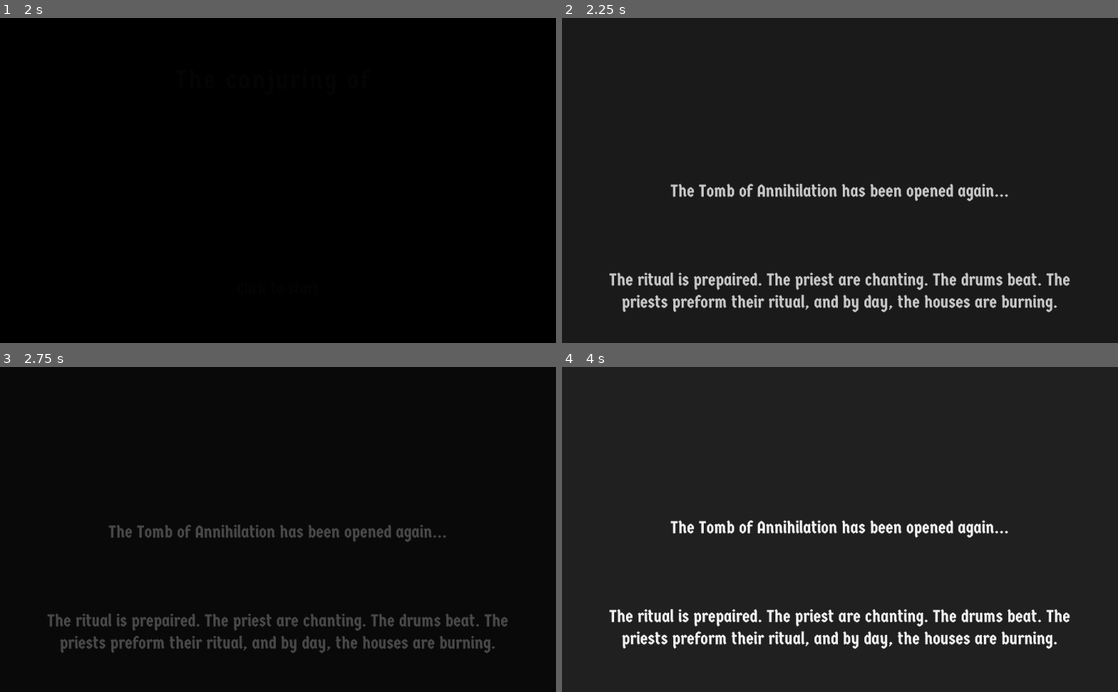
Above: before the commit, frames 1-4 (two rows, left to right).
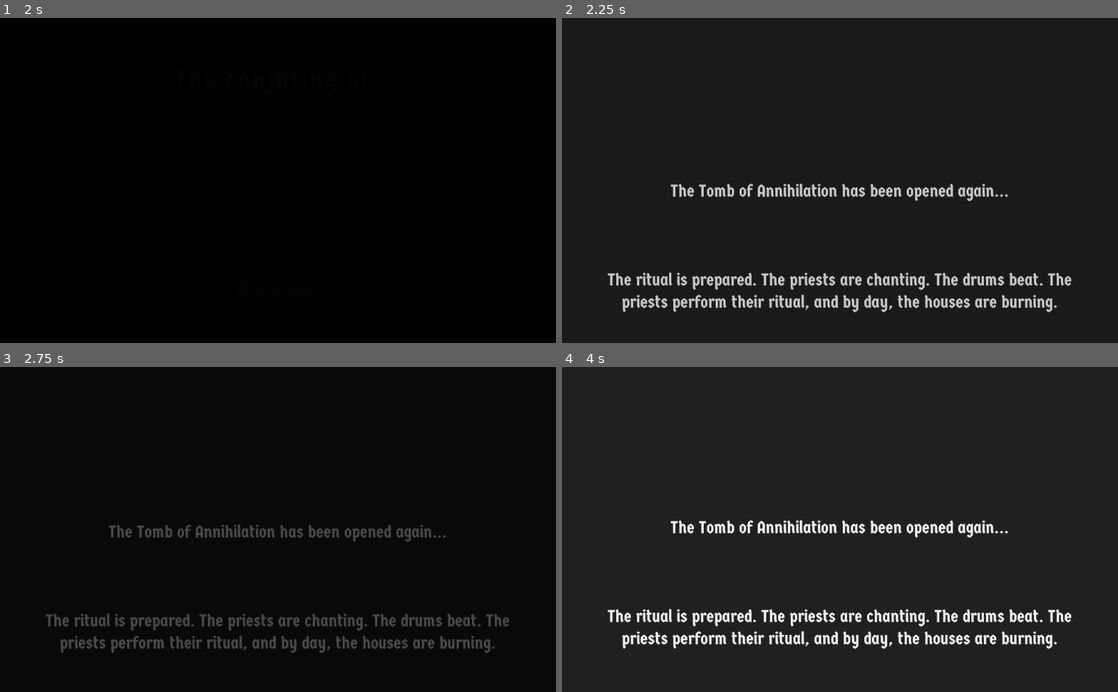
Above: after the commit, the same moments.

Repository: AbeVos/eldee47
Game: Godot game, scene res://scenes/Title_screen.tscn
Two runs of this game, one before a commit and one after it. Both use one fixed random seed, a clock stepped at 60 frames per second and the inputs below.
Inputs (mouse positions are in pixels of both pictures, inside the frame that each line leads up to):
- Up to frame 1 (2 s): tap Enter (ui_accept) at 0.5, 0.77, 1.25 s; move the mouse to (400, 164) at 0.52 s; click (400, 164) at 0.67 s; drag from (166, 196) to (250, 245) at 1.27 s
- Up to frame 2 (2.25 s): tap Enter (ui_accept) at 2 s; move the mouse to (895, 109) at 2.02 s; click (895, 109) at 2.17 s
- Up to frame 3 (2.75 s): no input
- Up to frame 4 (4 s): drag from (812, 594) to (673, 480) at 2.77 s; move the mouse to (1006, 578) at 3.52 s; click (1006, 578) at 3.67 s; tap Enter (ui_accept) at 3.77 s

Frame 1 is identical in both runs. In frame 2, 2.0% of the frame differs, in the area x 8-92%, y 78-90%; in frame 3, 1.5%; in frame 4, 2.1%, in the area x 8-92%, y 74-86%.

Commit message:
Jajajajaja

Diff:
--- a/game/scenes/IntroCinematic.tscn
+++ b/game/scenes/IntroCinematic.tscn
@@ -46,33 +46,30 @@
 
 
 
-The ritual is prepaired. The priest are chanting. The drums beat. The priests preform their ritual, and by day, the houses are burning.
+The ritual is prepared. The priests are chanting. The drums beat. The priests perform their ritual, and by day, the houses are burning.
 
 
 By night, the men and women of the city are dancing. They party, they dance, they sing, and they celebrate. That is when the warriors of blood and ice arrive.
 
 
-We must suvive this time!
+We must survive this time!
 
 
-The Ancient one, the pinnacle of protection, the Master’s Weapon, the conduit for his devine power! With his blessed gift, the Ancient one protects the Master, and the Master’s people.
+The Ancient One, the pinnacle of protection, the Master’s Weapon, the conduit for his divine power! With his blessed gift, the Ancient One protects the Master, and the Master’s people.
 
 
-We must summon the Ancient one. We must bring order to the world.
+We must summon the Ancient One. We must bring order to the world.
 
 
 ...
 
 
 
-Zal'guraz we summon thy!
+Zal'guraz we summon thee!
 
-RISE UP!
+RISE!
 
-RISE UP ZAL'GURAZ !!!
-
-
-"
+RISE ZAL'GURAZ !!!"
 align = 1
 autowrap = true
 __meta__ = {
